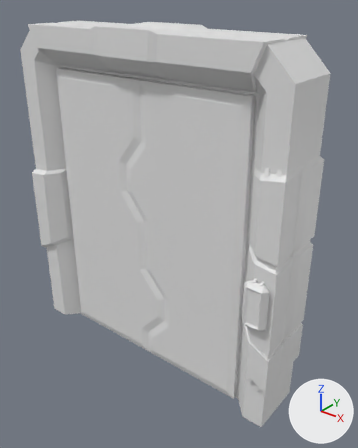
Two versions of the FBX model Assets/Meshes/Decor/Door_SciFi.fbx, one commit apart.
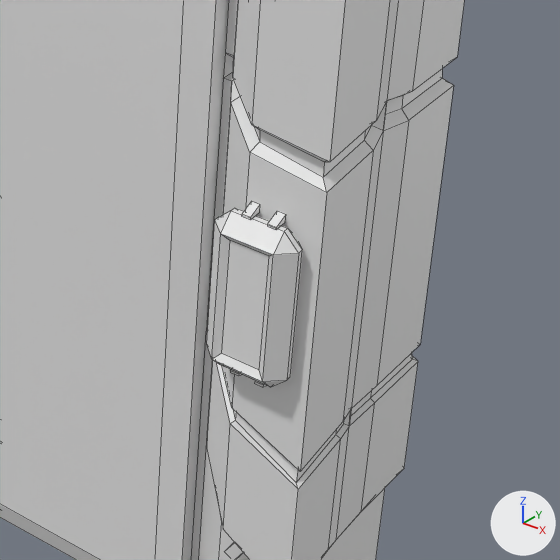
There are two pictures of each version: one whole from a camera (50 mm lens) standing at (2.03, -2.17, 2.5) and looking at (0.17, 0.16, 1.06), one close up on the part from 51% to 96% of the width and 49% to 85% of the height. Lighting does not change. The marker at lower right points along +X, +Y and +Z. The close-ups show mesh edges as thin lines.

The first close-up shows 'outer001', 'outer001.001'.
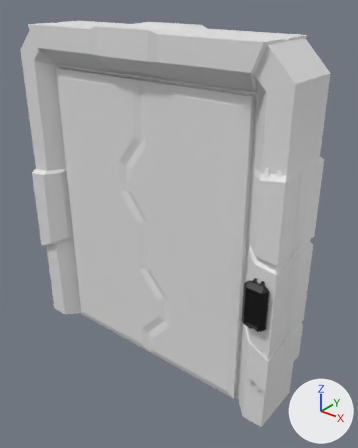
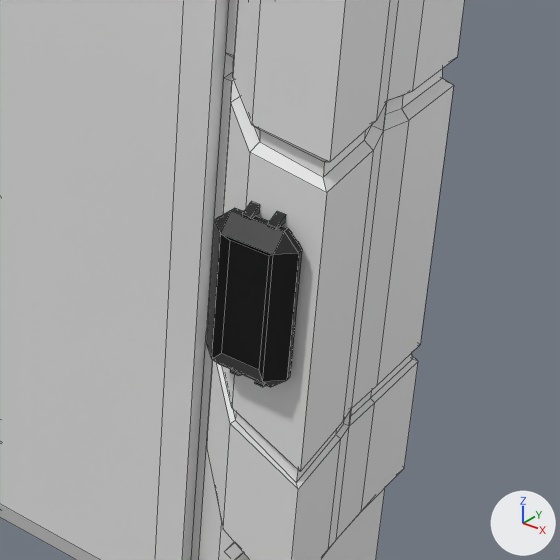
Diff of the bpy script that builds the scene:
```diff
--- a/Assets/Meshes/Decor/Door_SciFi.fbx.py
+++ b/Assets/Meshes/Decor/Door_SciFi.fbx.py
@@ mat_material_002 @@
+mat_material_002 = principled_material('Material.002')
+mat_material_002.base_color = (0.8, 0.8, 0.8)  # white #e7e7e7
@@ mat_material_003 @@
+mat_material_003 = principled_material('Material.003')
+mat_material_003.base_color = (0.0, 0.0, 0.0)  # black #000000
@@ mat_material_004 @@
+mat_material_004 = principled_material('Material.004')
+mat_material_004.base_color = (0.0, 0.0, 0.0)  # black #000000
@@ me_mesh_003 @@
 me_mesh_003.from_pydata(...)  # 450 vertices, 386 faces; spans x -1.01..1.05, y -0.18..0.36, z 0.0..2.29
 # used by ob_outer001; location = (0.0, 0.0, 0.0)
+# me_mesh_003 part 1: 53 of the faces centred in x 0.87..1.02, y -0.18..-0.11, z 0.75..1.07 switch from no material to mat_material_003 (black #000000)
+# me_mesh_003 part 2: the 1 face centred in x 0.95, y -0.17, z 0.91 switches from no material to mat_material_004 (black #000000)
+me_mesh_003.materials.append(mat_material_002)  # white #e7e7e7
+me_mesh_003.materials.append(mat_material_004)  # black #000000
```

Where the change shows, as pixel boxes (x1, y1, x2, y2) in the close-ups (560 x 560 px):
part 1 of me_mesh_003, recoloured (white to black)
    both: (207, 202, 302, 387)
part 2 of me_mesh_003, recoloured (white to black)
    both: (221, 241, 269, 370)
